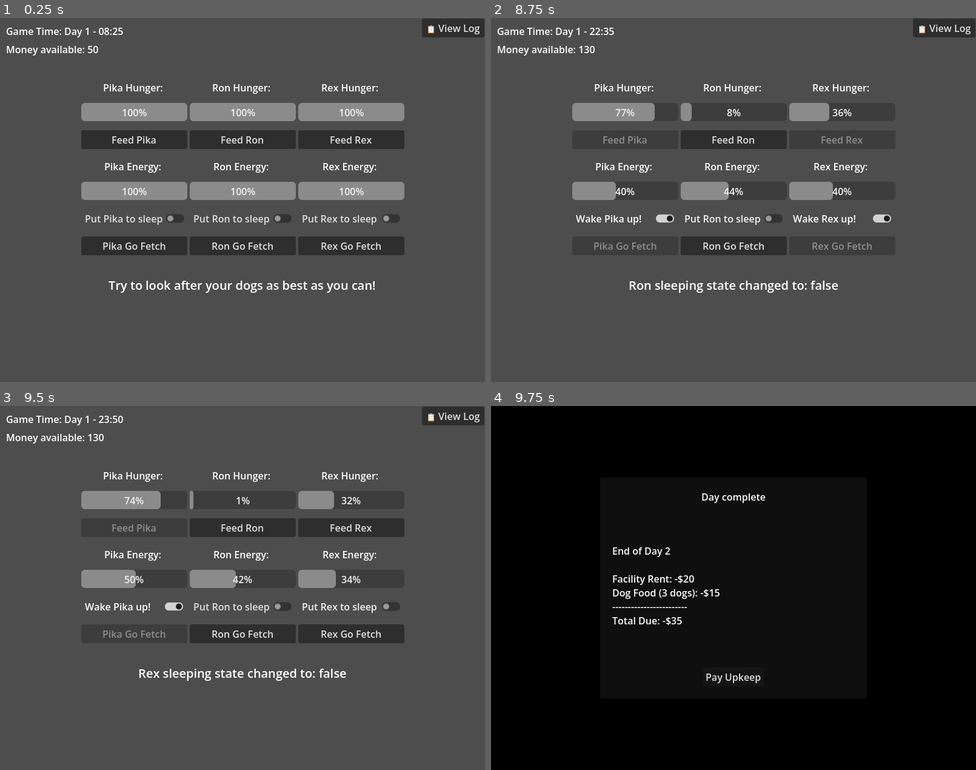
Above: before the commit, frames 1-4 (two rows, left to right).
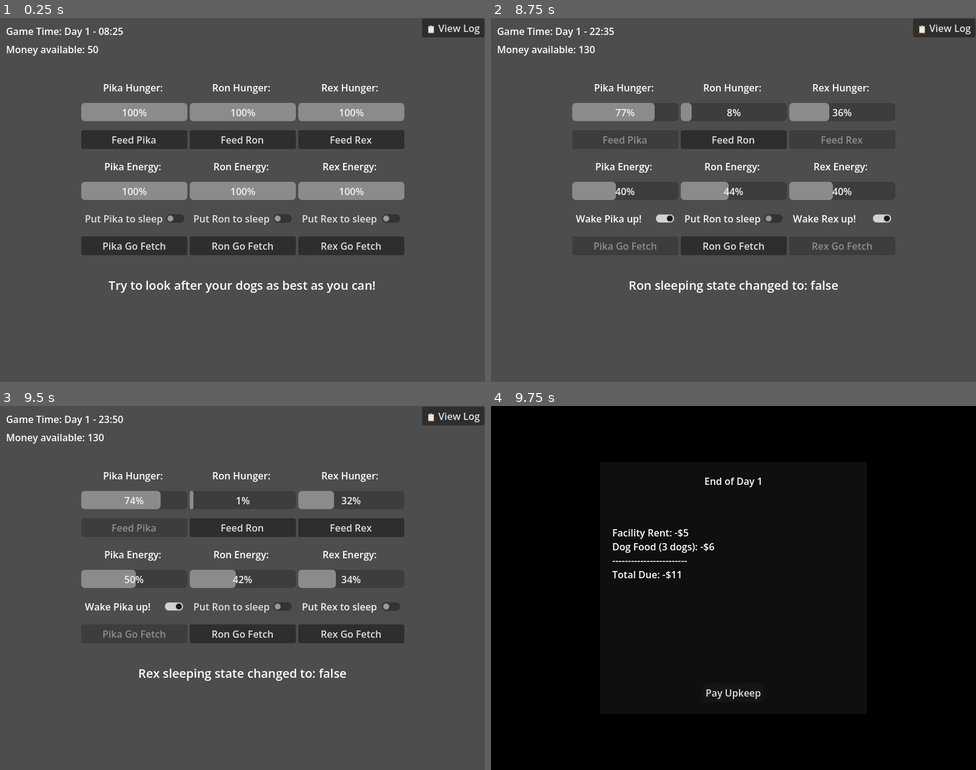
Above: after the commit, the same moments.

Repository: lukaMis/kennel-simulator
Game: Godot game, scene res://scenes/main.tscn
The game is run twice, just before and just after one commit, with the same random seed, the same clock (stepped at 60 frames per second) and the same inputs.
Inputs:
- Up to frame 1 (0.25 s): no input
- Up to frame 2 (8.75 s): click "Pika Go Fetch" at 0.5 s; click "Pika Go Fetch" at 1.25 s; click "Ron Go Fetch" at 2 s; click "Ron Go Fetch" at 2.75 s; click "Rex Go Fetch" at 3.5 s; click "Rex Go Fetch" at 4.25 s; click "Wake Pika up!" at 5 s; click "Feed Pika" at 5.75 s; click "Feed Ron" at 6.5 s; click "Put Ron to sleep" at 7.25 s; click "Wake Ron up!" at 8 s
- Up to frame 3 (9.5 s): click "Wake Rex up!" at 8.75 s
- Up to frame 4 (9.75 s): click "Feed Rex" at 9.5 s

Frames 1-3 are identical in both runs. In frame 4, 1.6% of the frame differs, in the area x 25-57%, y 19-81%.

Commit message:
daily summery handles game over or payed upkeep

Diff:
--- a/scenes/day_summary_ui.tscn
+++ b/scenes/day_summary_ui.tscn
@@ -64,13 +64,11 @@
 [node name="BreakdownLabel" type="RichTextLabel" parent="CenterContainer/PanelContainer/MarginContainer/VBoxContainer" unique_id=1630335430]
 custom_minimum_size = Vector2(400, 250)
 layout_mode = 2
-size_flags_horizontal = 4
+size_flags_horizontal = 0
 size_flags_vertical = 0
 text = "Lorem Ipsum is simply dummy text of the printing and typesetting industry. Lorem Ipsum has been the industry's  …(482 unchanged characters)…
 Lorem Ipsum is simply dummy text of the printing and typesetting industry. Lorem Ipsum has been the industry's standard …(474 unchanged characters)…
 Lorem Ipsum is simply dummy text of the printing and typesetting industry. Lorem Ipsum has been the industry's standard …(475 unchanged characters)…
-autowrap_mode = 2
-vertical_alignment = 1
 
 [node name="PayButton" type="Button" parent="CenterContainer/PanelContainer/MarginContainer/VBoxContainer" unique_id=1243134474]
 layout_mode = 2
--- a/scripts/day_summary_ui.gd
+++ b/scripts/day_summary_ui.gd
@@ -1,21 +1,19 @@
 extends Control
 
+# 2. Define our economic math
 var pending_cost: int = 0
-# 2. Define our economic math
-var base_rent: int = 20
-var food_cost_per_dog: int = 5
+var base_rent: int = 5
+var food_cost_per_dog: int = 2
 var total_food_cost: int = 0
 
-#@onready var breakdown_label: Label = $CenterContainer/MarginContainer/VBoxContainer/BreakdownLabel
-#@onready var pay_button: Button = $CenterContainer/MarginContainer/VBoxContainer/PayButton
 @onready var breakdown_label: RichTextLabel = $CenterContainer/PanelContainer/MarginContainer/VBoxContainer/BreakdownLabel
+@onready var title_label: Label = $CenterContainer/PanelContainer/MarginContainer/VBoxContainer/TitleLabel
 @onready var pay_button: Button = $CenterContainer/PanelContainer/MarginContainer/VBoxContainer/PayButton
 
 
 func _ready() -> void:
 	# Ensure this screen is completely hidden when the game boots
 	hide()
-
 	# Connect the button click to our function
 	pay_button.pressed.connect(_on_pay_button_pressed)
 
@@ -29,25 +27,36 @@
 	pending_cost = base_rent + total_food_cost
 
 	# 3. Update UI
-	_update_breakdown_label(_format_breakdown_text(current_day, dog_count))
+	_update_title_label(_format_title_text(current_day))
+	_update_breakdown_label(_format_breakdown_text(dog_count))
 
 	# 4. Show the modal
 	show()
 	pass
 
 
-func _format_breakdown_text(current_day: int, dog_count: int) -> String:
-	# 3. Format the UI text readout
-	var text: String = "End of Day %d\n\n" % current_day
-	text += "Facility Rent: -$%d\n" % base_rent
-	text += "Dog Food (%d dogs): -$%d\n" % [dog_count, total_food_cost]
-	text += "------------------------\n"
-	text += "Total Due: -$%d" % pending_cost
-	return text
+func _format_title_text(current_day: int) -> String:
+	var completed_day: int = current_day - 1
+	var title_text: String = "End of Day %d\n\n" % completed_day
+	return title_text
 
 
-func _update_breakdown_label(new_text) -> void:
-	breakdown_label.text = new_text
+func _update_title_label(new_title_text: String) -> void:
+	title_label.text = new_title_text
+	pass
+
+
+func _format_breakdown_text(dog_count: int) -> String:
+	# 3. Format the UI text readout
+	var daily_summery_text: String = "Facility Rent: -$%d\n" % base_rent
+	daily_summery_text += "Dog Food (%d dogs): -$%d\n" % [dog_count, total_food_cost]
+	daily_summery_text += "------------------------\n"
+	daily_summery_text += "Total Due: -$%d" % pending_cost
+	return daily_summery_text
+
+
+func _update_breakdown_label(new_daily_summery_text) -> void:
+	breakdown_label.text = new_daily_summery_text
 	pass
 
 
@@ -58,9 +67,17 @@
 		# 2. Success: Hide UI and resume time
 		hide()
 		GlobalState.game_info_change("Paid daily upkeep of $" + str(pending_cost))
+		TimeEngine.start_morning()
 		GlobalState.set_game_running(true)
 	else:
-		# 3. Failure: Handle bankruptcy
-		GlobalState.game_info_change("BANKRUPT! Not enough funds for upkeep.")
-		pay_button.text = "Game Over"
-		pay_button.disabled = true
+		_handle_game_over()
+
+
+func _handle_game_over() -> void:
+	# 3. Failure: Handle bankruptcy
+	GlobalState.game_info_change("BANKRUPT! Not enough funds for upkeep.")
+
+	title_label.text = "Game over"
+	breakdown_label.text = "BANKRUPT! Not enough funds for upkeep."
+	pay_button.text = ""
+	pay_button.disabled = true
--- a/scripts/time_engine.gd
+++ b/scripts/time_engine.gd
@@ -36,6 +36,13 @@
 		_advance_minute()
 
 
+func start_morning() -> void:
+	hour = 8
+	minute = 0
+	_internal_timer = 0.0
+	_broadcast_formatted_time()
+
+
 func _advance_minute() -> void:
 	#var time_string = "Day %d - %02d:%02d" % [day, hour, minute]
 	#GlobalState.game_info_change("Current game time:" + " " + time_string)
@@ -68,7 +75,6 @@
 	# Formats the time into a clean "Day 1 - 08:05" string
 	var time_string = "Day %d - %02d:%02d" % [day, hour, minute]
 	time_formatted_updated.emit(time_string)
-	#GlobalState.game_info_change("Current game time:" + " " + time_string)
 
 
 func _on_game_running_state(game_is_running: bool) -> void:
